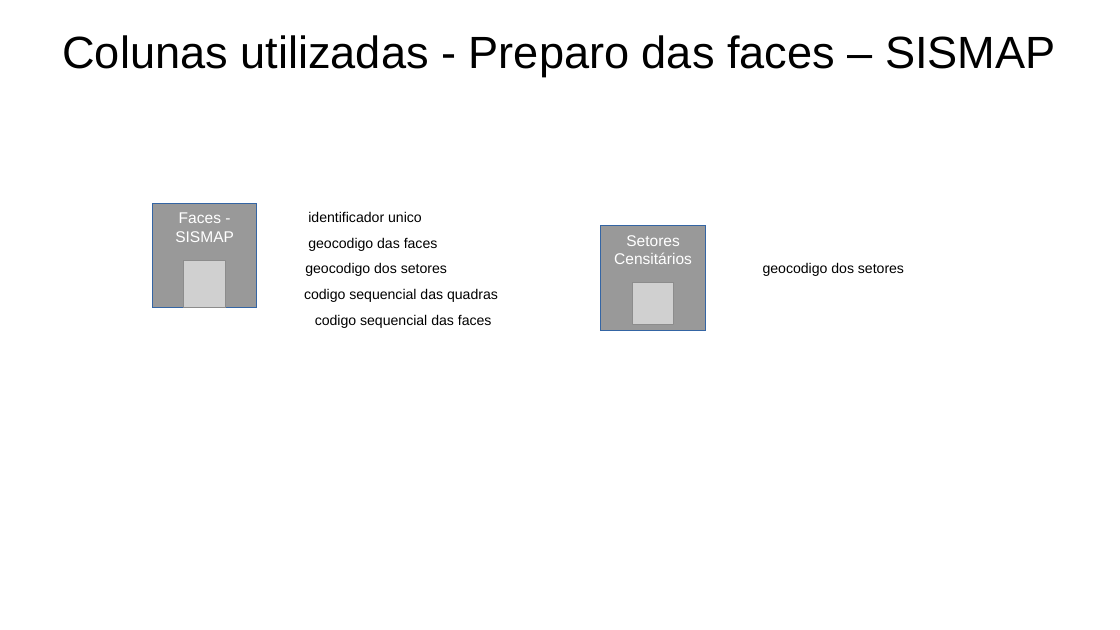
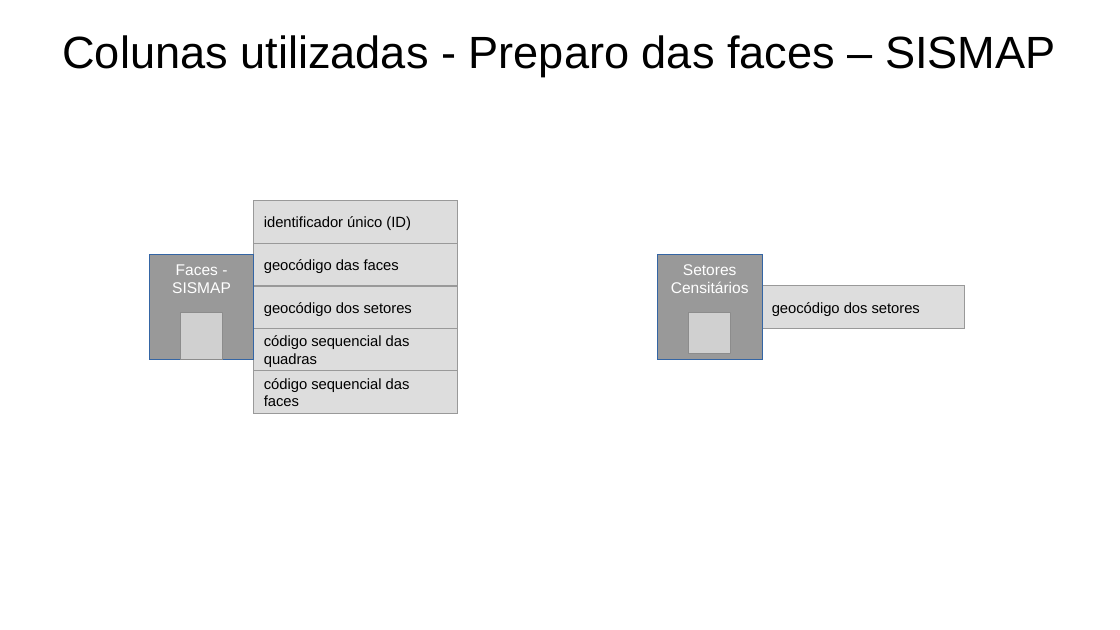
Before and after one commit to jcmartinssh/kits-BATER, a slide deck: slide 5 of apresentacao.odp. Drawn at 1120x630 pixels with LibreOffice and Linux fonts; fonts in the diff are those of the drawing; grey boxes stand for pictures. Boxes give left, top, right and bottom in pixels: in the first picture for what was removed or moved away, otherwise in the second. Text is boxed around its words. In the diff, an @@ line names an element or a change of style, - is before the commit and + after.

```diff
--- a/apresentacao.odp
+++ b/apresentacao.odp
@@ rectangle added at [254,201,457,244], fill #DDDDDD, outline #999999 0 pt, 10.5 pt, text #000000 @@
+identificador único (ID)
@@ text removed at [308,211,422,222] @@
-identificador unico
@@ rectangle "Faces - SISMAP": place and size @@
-rectangle "Faces - SISMAP" at [152,203,257,308]
+rectangle "Faces - SISMAP" at [149,255,254,360]
@@ rectangle "geocódigo das faces": place and size @@
-rectangle "geocódigo das faces" at [308,237,438,251]
+rectangle "geocódigo das faces" at [254,244,457,287]
@@ text in rectangle at [264,259,399,273]: text changed; size 10 to 10.5 pt @@
-geocodigo das faces
+geocódigo das faces
@@ rectangle "Setores Censitários": place and size @@
-rectangle "Setores Censitários" at [601,226,705,330]
+rectangle "Setores Censitários" at [658,255,762,360]
@@ rectangle "geocódigo dos setores": place and size @@
-rectangle "geocódigo dos setores" at [305,262,447,276]
+rectangle "geocódigo dos setores" at [254,287,457,329]
@@ vertical alignment top to middle; fill none to #DDDDDD; outline none to #999999 0 pt in 5 elements at [254,328,457,371], [254,371,457,414], [254,244,457,287], [254,287,457,329], [762,286,966,328] @@
@@ rectangle "geocódigo dos setores": place and size @@
-rectangle "geocódigo dos setores" at [763,262,904,276]
+rectangle "geocódigo dos setores" at [762,286,966,328]
@@ picture: place and size @@
-picture at [184,260,226,307]
+picture at [181,312,223,360]
@@ rectangle "código sequencial das quadras": place and size @@
-rectangle "código sequencial das quadras" at [304,288,498,302]
+rectangle "código sequencial das quadras" at [254,328,457,371]
@@ text in rectangle at [264,302,412,316]: text changed; size 10 to 10.5 pt @@
-geocodigo dos setores
+geocódigo dos setores
@@ picture: place and size @@
-picture at [632,284,674,325]
+picture at [689,312,731,354]
@@ text in rectangle at [772,302,920,316]: text changed; size 10 to 10.5 pt @@
-geocodigo dos setores
+geocódigo dos setores
@@ text in rectangle at [264,335,410,367]: text changed; size 10 to 10.5 pt @@
-codigo sequencial das quadras
+código sequencial das quadras
@@ rectangle "código sequencial das faces": place and size @@
-rectangle "código sequencial das faces" at [315,314,492,328]
+rectangle "código sequencial das faces" at [254,371,457,414]
@@ text in rectangle at [264,378,410,406]: text changed; size 10 to 10.5 pt @@
-codigo sequencial das faces
+código sequencial das faces
```
Also in this commit, not shown: 8 other slides changed, 5 slides added, 1 other file.
